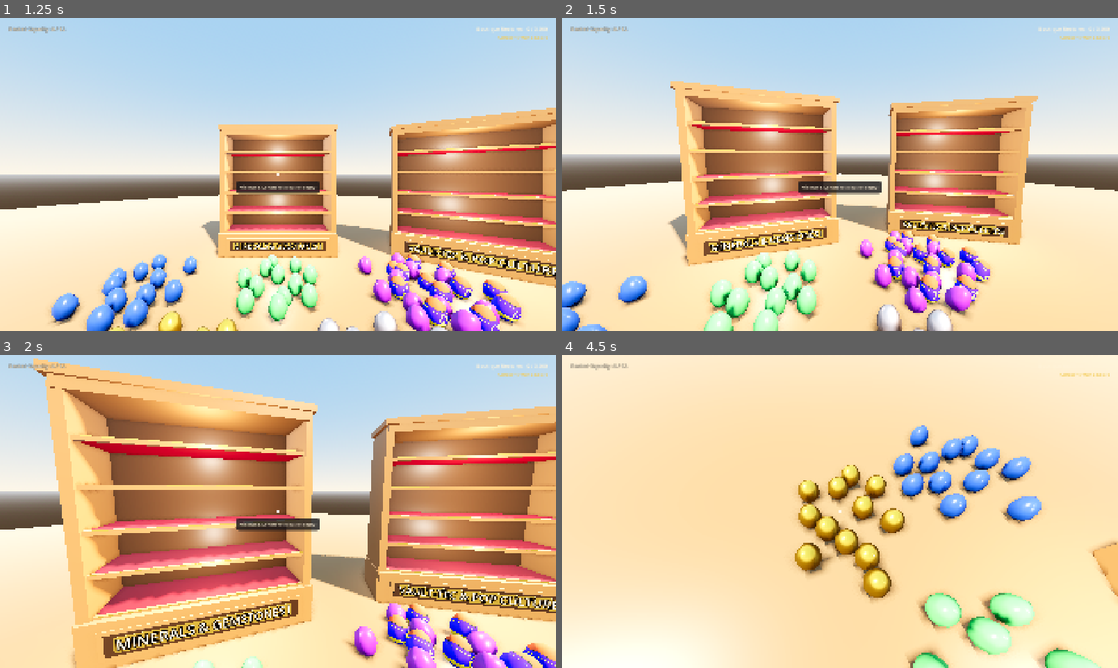
Above: before the commit, frames 1-4 (two rows, left to right).
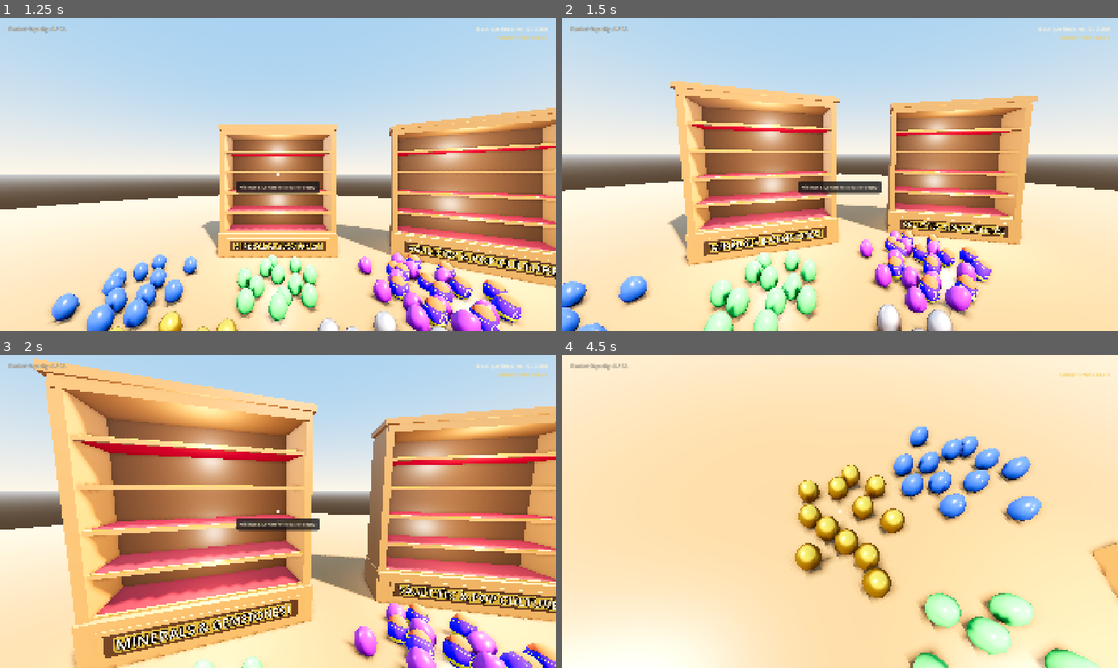
Above: after the commit, the same moments.

Repository: JS-Marinn/the-grand-eggsposition
Game: Godot game, scene res://scenes/ui/main_menu.tscn
The game is run twice, just before and just after one commit, with the same random seed, the same clock (stepped at 60 frames per second) and the same inputs.
Inputs (mouse positions are in pixels of both pictures, inside the frame that each line leads up to):
- Up to frame 1 (1.25 s): click "Play Boutique" at 0.5 s
- Up to frame 2 (1.5 s): tap Enter at 1.25 s; move the mouse to (867, 174) at 1.27 s; press the mouse at (867, 174) at 1.28 s; hold W (move_forward) from 1.28 s (still down)
- Up to frame 3 (2 s): keep holding W (move_forward); tap Space at 1.52, 1.82 s
- Up to frame 4 (4.5 s): move the mouse to (812, 511) at 2.02 s; release the mouse at (812, 511) at 2.03 s; tap Tab (open_journal) at 2.1 s; tap Space at 2.27, 2.57, 3.5 s; release W (move_forward) at 2.75 s; click "✕" at 2.75 s; move the mouse to (851, 505) at 3.52 s; hold Q (resonance_chime) 3.53-4.28 s; hold W (move_forward) from 3.53 s (still down); tap Enter at 4.25 s; move the mouse to (834, 517) at 4.27 s; tap Shift (sprint) at 4.35 s; click (834, 517) at 4.42 s

Frame 1 is identical in both runs. In frame 2, 1.0% of the frame differs, in the area x 0-93%, y 20-100%; in frame 3, less than 0.1%; in frame 4, 0.2%.

Commit message:
feat(settings): add head bobbing intensity slider with whisper-light 20% default

Diff:
--- a/localization/translations.csv
+++ b/localization/translations.csv
@@ -66,6 +66,8 @@
 LABEL_VSYNC,"Enable V-Sync","Activar V-Sync"
 LABEL_SHOW_FPS,"Show FPS Overlay","Mostrar FPS"
 LABEL_FOV,"Field of View (FOV):","Campo de Visión (FOV):"
+LABEL_HEAD_BOB,"Head Bobbing / Walk Motion:","Balanceo al Caminar:"
+OPTION_OFF,"Off","Desactivado"
 LABEL_AA,"Anti-Aliasing (TAA + MSAA)","Antialiasing (TAA + MSAA)"
 LABEL_MASTER_VOL,"Master Volume:","Volumen Maestro:"
 LABEL_SFX_VOL,"Tactile ASMR & FX:","ASMR Táctil y Efectos:"
--- a/scenes/ui/settings_menu.tscn
+++ b/scenes/ui/settings_menu.tscn
@@ -166,6 +166,30 @@
 text = "80 deg"
 horizontal_alignment = 2
 
+[node name="HeadBobRow" type="HBoxContainer" parent="Center/Panel/Margin/VBox/TabContainer/Video/VBox"]
+layout_mode = 2
+
+[node name="Label" type="Label" parent="Center/Panel/Margin/VBox/TabContainer/Video/VBox/HeadBobRow"]
+layout_mode = 2
+size_flags_horizontal = 3
+text = "LABEL_HEAD_BOB"
+
+[node name="HeadBobSlider" type="HSlider" parent="Center/Panel/Margin/VBox/TabContainer/Video/VBox/HeadBobRow"]
+unique_name_in_owner = true
+custom_minimum_size = Vector2(180, 24)
+layout_mode = 2
+min_value = 0.0
+max_value = 100.0
+step = 5.0
+value = 20.0
+
+[node name="HeadBobValLabel" type="Label" parent="Center/Panel/Margin/VBox/TabContainer/Video/VBox/HeadBobRow"]
+unique_name_in_owner = true
+custom_minimum_size = Vector2(60, 0)
+layout_mode = 2
+text = "20%"
+horizontal_alignment = 2
+
 [node name="Audio" type="MarginContainer" parent="Center/Panel/Margin/VBox/TabContainer"]
 visible = false
 layout_mode = 2
--- a/scripts/autoload/settings_manager.gd
+++ b/scripts/autoload/settings_manager.gd
@@ -17,6 +17,7 @@
 	set(v): camera_fov = v
 var aa_enabled: bool = true
 var show_fps: bool = false
+var head_bob_intensity: float = 0.20 # Linear 0.0 (off) to 1.0 (max), default 0.20 (ultra-light)
 
 # Audio (Linear 0.0 to 1.0)
 var master_volume: float = 1.0
@@ -108,6 +109,7 @@
 	cfg.set_value("video", "fov", camera_fov)
 	cfg.set_value("video", "aa", aa_enabled)
 	cfg.set_value("video", "show_fps", show_fps)
+	cfg.set_value("video", "head_bob", head_bob_intensity)
 
 	# Audio
 	cfg.set_value("audio", "master", master_volume)
@@ -142,6 +144,7 @@
 	camera_fov = cfg.get_value("video", "fov", camera_fov)
 	aa_enabled = cfg.get_value("video", "aa", aa_enabled)
 	show_fps = cfg.get_value("video", "show_fps", show_fps)
+	head_bob_intensity = cfg.get_value("video", "head_bob", head_bob_intensity)
 
 	# Audio
 	master_volume = cfg.get_value("audio", "master", master_volume)
--- a/scripts/player/player_controller.gd
+++ b/scripts/player/player_controller.gd
@@ -162,18 +162,20 @@
 	if camera:
 		camera.rotation.x = camera_pitch
 
-## Subtle, organic camera kinematics: ultra-light strafe lean, dynamic FOV, and whisper-light walking float
+## Subtle, organic camera kinematics: ultra-light strafe lean, dynamic FOV, and configurable walking float
 func _handle_camera_dynamics(delta: float) -> void:
 	if not camera:
 		return
 
-	# 1. Very subtle strafe lean (0.4 degree)
+	var sm = get_node_or_null("/root/SettingsManager")
+	var bob_intensity: float = sm.head_bob_intensity if (sm and "head_bob_intensity" in sm) else 0.20
+
+	# 1. Very subtle strafe lean (scaled by bob_intensity, default 20% -> ~0.08 deg)
 	var input_dir: Vector2 = Input.get_vector("move_left", "move_right", "move_forward", "move_backward")
-	var target_roll: float = -input_dir.x * deg_to_rad(0.4)
+	var target_roll: float = -input_dir.x * deg_to_rad(0.4) * bob_intensity
 	camera.rotation.z = lerpf(camera.rotation.z, target_roll, delta * 6.0)
 
 	# 2. Dynamic FOV based on movement speed
-	var sm = get_node_or_null("/root/SettingsManager")
 	var base_fov: float = sm.fov if (sm and "fov" in sm) else 75.0
 	var target_fov: float = base_fov
 	if is_dashing:
@@ -182,14 +184,14 @@
 		target_fov += 2.5
 	camera.fov = lerpf(camera.fov, target_fov, delta * 6.0)
 
-	# 3. Ultra-light, whisper-soft walking float (~4mm vertical, ~1.5mm horizontal)
+	# 3. Ultra-light, whisper-soft walking float (at default 20%: ~1.0mm vertical, ~0.4mm horizontal)
 	var horizontal_speed: float = Vector2(velocity.x, velocity.z).length()
-	var is_moving: bool = is_on_floor() and horizontal_speed > 0.3
+	var is_moving: bool = is_on_floor() and horizontal_speed > 0.3 and bob_intensity > 0.001
 	if is_moving:
 		var bob_rate: float = 8.5 if Input.is_action_pressed("sprint") else 6.0
 		_bob_phase += delta * bob_rate
-		var bob_y: float = sin(_bob_phase) * 0.004
-		var bob_x: float = cos(_bob_phase * 0.5) * 0.0015
+		var bob_y: float = sin(_bob_phase) * (0.005 * bob_intensity)
+		var bob_x: float = cos(_bob_phase * 0.5) * (0.002 * bob_intensity)
 		camera.position.y = lerpf(camera.position.y, _base_cam_y + bob_y, delta * 8.0)
 		camera.position.x = lerpf(camera.position.x, bob_x, delta * 8.0)
 	else:
--- a/scripts/ui/settings_menu.gd
+++ b/scripts/ui/settings_menu.gd
@@ -12,6 +12,8 @@
 @onready var show_fps_check: CheckBox = %ShowFPSCheck
 @onready var fov_slider: HSlider = %FOVSlider
 @onready var fov_val_label: Label = %FOVValLabel
+@onready var head_bob_slider: HSlider = %HeadBobSlider
+@onready var head_bob_val_label: Label = %HeadBobValLabel
 
 @onready var master_slider: HSlider = %MasterSlider
 @onready var sfx_slider: HSlider = %SFXSlider
@@ -71,6 +73,10 @@
 		fov_slider.value = SettingsManager.camera_fov
 		_on_fov_slider_value_changed(SettingsManager.camera_fov)
 
+	if head_bob_slider:
+		head_bob_slider.value = SettingsManager.head_bob_intensity * 100.0
+		_on_head_bob_slider_value_changed(head_bob_slider.value)
+
 	if master_slider:
 		master_slider.value = SettingsManager.master_volume * 100.0
 
@@ -96,6 +102,9 @@
 	if fov_slider and not fov_slider.value_changed.is_connected(_on_fov_slider_value_changed):
 		fov_slider.value_changed.connect(_on_fov_slider_value_changed)
 
+	if head_bob_slider and not head_bob_slider.value_changed.is_connected(_on_head_bob_slider_value_changed):
+		head_bob_slider.value_changed.connect(_on_head_bob_slider_value_changed)
+
 	if btn_apply and not btn_apply.pressed.is_connected(_on_apply_pressed):
 		btn_apply.pressed.connect(_on_apply_pressed)
 		btn_apply.mouse_entered.connect(AudioManager.play_ui_hover)
@@ -110,6 +119,13 @@
 func _on_fov_slider_value_changed(val: float) -> void:
 	if fov_val_label:
 		fov_val_label.text = "%d deg" % int(val)
+
+func _on_head_bob_slider_value_changed(val: float) -> void:
+	if head_bob_val_label:
+		if is_zero_approx(val):
+			head_bob_val_label.text = "0% (" + tr("OPTION_OFF") + ")"
+		else:
+			head_bob_val_label.text = "%d%%" % int(val)
 
 func _on_language_selected(index: int) -> void:
 	AudioManager.play_ui_click()
@@ -140,6 +156,9 @@
 	if fov_slider:
 		SettingsManager.camera_fov = fov_slider.value
 
+	if head_bob_slider:
+		SettingsManager.head_bob_intensity = head_bob_slider.value / 100.0
+
 	# Save audio settings
 	if master_slider:
 		SettingsManager.master_volume = master_slider.value / 100.0
